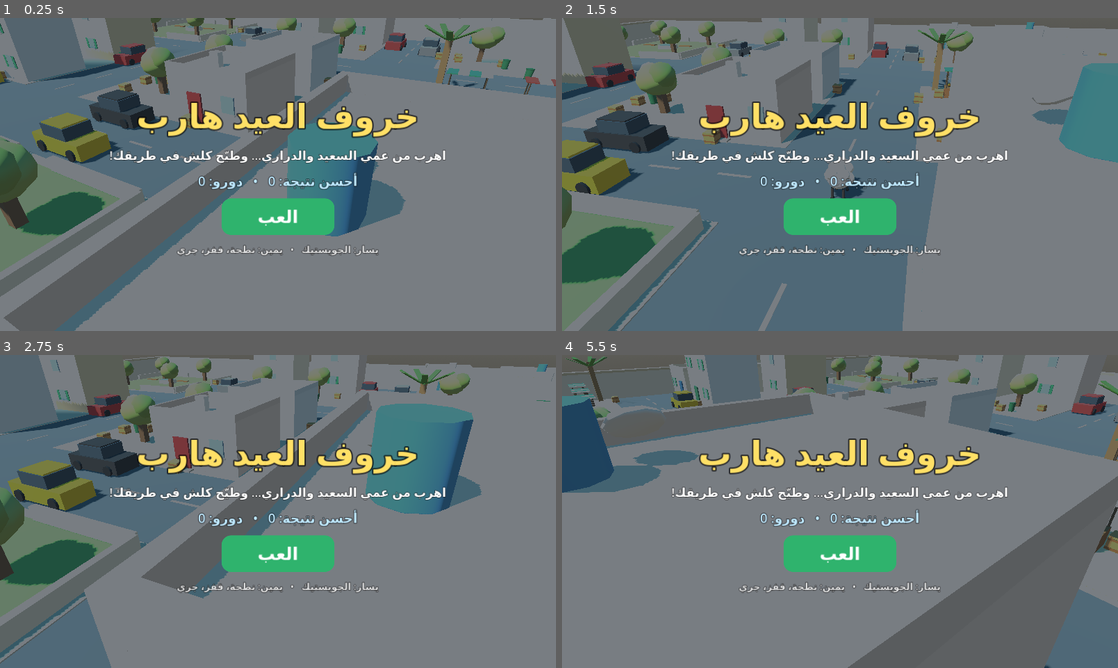
Above: before the commit, frames 1-4 (two rows, left to right).
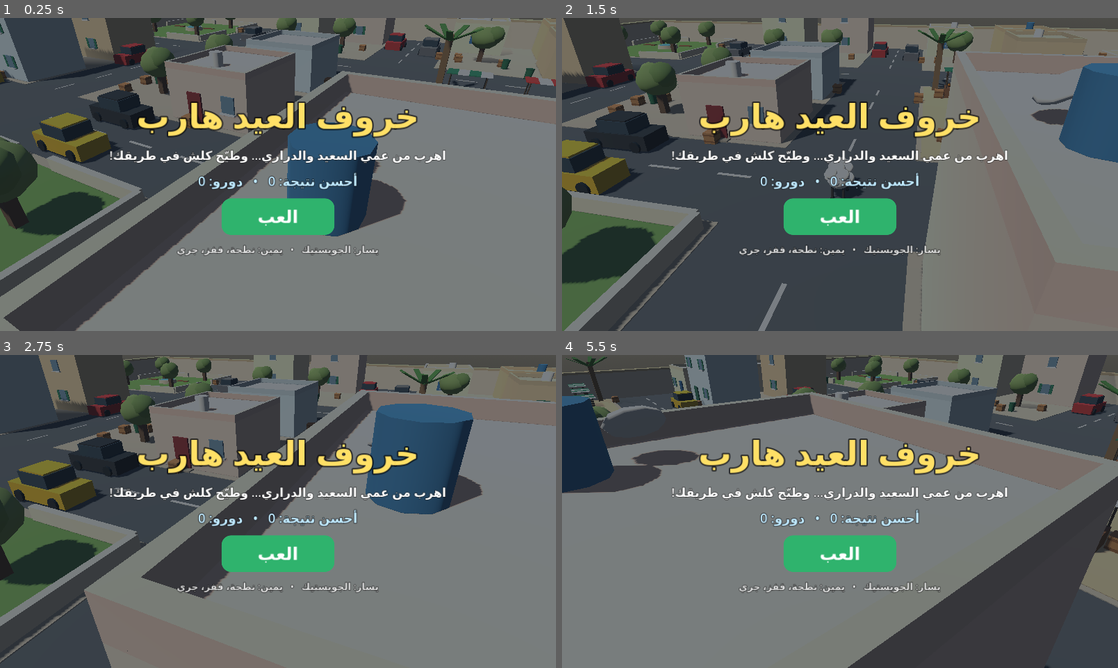
Above: after the commit, the same moments.

Repository: charuadejsi-del/fares
Game: Godot game, scene res://main.tscn
The game is run twice, just before and just after one commit, with the same random seed, the same clock (stepped at 60 frames per second) and the same inputs.
Inputs (mouse positions are in pixels of both pictures, inside the frame that each line leads up to):
- Up to frame 1 (0.25 s): no input
- Up to frame 2 (1.5 s): tap Enter at 0.5 s; move the mouse to (962, 158) at 0.52 s; hold D 0.53-1.25 s; tap E at 0.6 s; click (962, 158) at 0.67 s; tap Space at 0.77 s; drag from (728, 190) to (812, 237) at 1.27 s
- Up to frame 3 (2.75 s): move the mouse to (333, 442) at 2.02 s; hold D from 2.03 s (still down); tap Enter at 2.1 s
- Up to frame 4 (5.5 s): release D at 2.75 s; drag from (812, 574) to (673, 464) at 2.77 s; move the mouse to (1006, 558) at 3.52 s; hold A 3.53-4.25 s; tap E at 3.6 s; tap Space at 3.77 s; drag from (673, 464) to (756, 433) at 4.27 s; move the mouse to (867, 511) at 5.02 s; hold S from 5.03 s (still down); tap Enter at 5.1 s; click (867, 511) at 5.17 s

The runs differ from the first frame. In frame 1, 42% of the frame differs, in the area x 0-100%, y 0-100%; in frame 2, 58%; in frame 3, 42%; in frame 4, 38%.

Commit message:
خروف: إظهار أزرار اللمس، إضاءة متوازنة، كاميرا أقرب
Co-Authored-By: Claude Opus 5.5 <noreply@anthropic.com>
Claude-Session: https://claude.ai/code/session_0116pLr4tHYv6MtMta9XKkqX

Diff:
--- a/jeu-kharouf/main.gd
+++ b/jeu-kharouf/main.gd
@@ -9,7 +9,7 @@
 const PadScript := preload("res://pad.gd")
 const SfxScript := preload("res://sfx.gd")
 const SAVE := "user://kharouf.cfg"
-const CAM_OFF := Vector3(0, 15.0, 8.0)
+const CAM_OFF := Vector3(0, 12.5, 6.0)
 
 enum State { MENU, PLAYING, CAUGHT, RESULT }
 
@@ -111,14 +111,14 @@
 	sky.sky_material = sm
 	env.background_mode = Environment.BG_SKY
 	env.sky = sky
-	env.ambient_light_source = Environment.AMBIENT_SOURCE_SKY
-	env.ambient_light_energy = 0.9
-	env.tonemap_mode = Environment.TONE_MAPPER_FILMIC
+	env.ambient_light_source = Environment.AMBIENT_SOURCE_COLOR
+	env.ambient_light_color = Color("b4b9c2")
+	env.ambient_light_energy = 0.42
 	we.environment = env
 	add_child(we)
 	var sun := DirectionalLight3D.new()
 	sun.rotation_degrees = Vector3(-55, -35, 0)
-	sun.light_energy = 1.25
+	sun.light_energy = 0.8
 	sun.light_color = Color("fff1d6")
 	sun.shadow_enabled = true
 	sun.directional_shadow_max_distance = 45.0
--- a/jeu-kharouf/pad.gd
+++ b/jeu-kharouf/pad.gd
@@ -14,7 +14,7 @@
 
 
 func _ready() -> void:
-	set_anchors_preset(Control.PRESET_FULL_RECT)
+	set_anchors_and_offsets_preset(Control.PRESET_FULL_RECT)
 	mouse_filter = Control.MOUSE_FILTER_IGNORE
 
 
